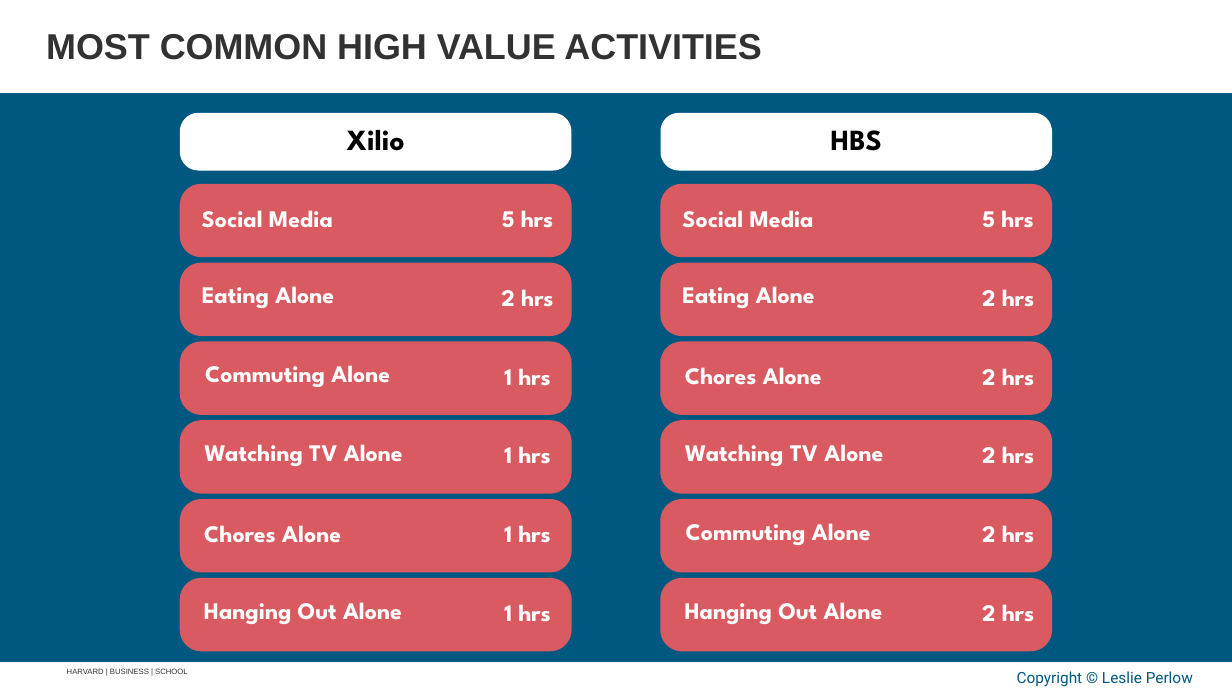
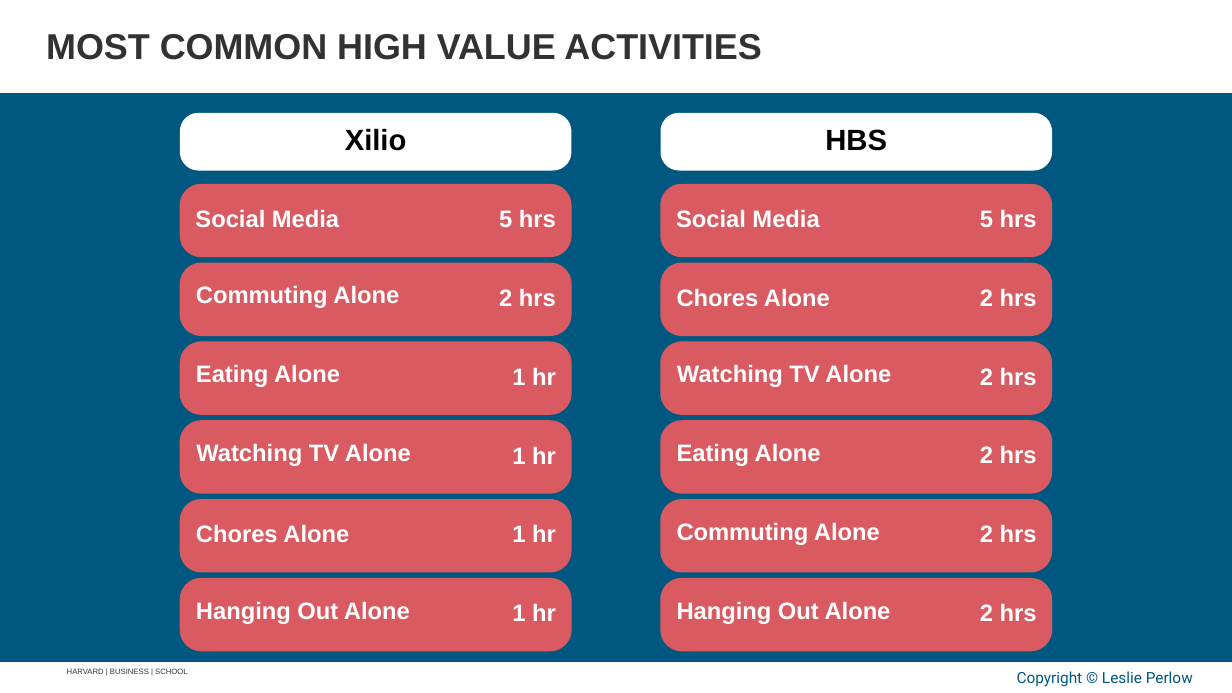
Before and after one commit to APPLITICS/lifematrix-deck-automation, a slide deck: slide 36 of outputs/generated_slides.pptx (slide 35 before the commit). Drawn at 1232x693 pixels with LibreOffice and Linux fonts; fonts in the diff are those of the drawing; background and template pictures are left out. Boxes give left, top, right and bottom in pixels: in the first picture for what was removed or moved away, otherwise in the second. Text is boxed around its words. In the diff, an @@ line names an element or a change of style, - is before the commit and + after.

```diff
--- a/outputs/generated_slides.pptx
+++ b/outputs/generated_slides.pptx
@@ text at (196,286,399,308): text changed; font League Spartan to Arial @@
-Eating Alone
+Commuting Alone
@@ text at (677,289,830,306): text changed; font League Spartan to Arial @@
-Eating Alone
+Chores Alone
@@ text at (196,365,340,387): text changed; font League Spartan to Arial @@
-Commuting Alone
+Eating Alone
@@ text at (512,368,556,385): text changed; font League Spartan to Arial @@
-1 hrs
+1 hr
@@ font League Spartan to Arial in 18 elements at (195,210,339,227), (196,444,411,466), (196,525,349,542), (196,602,410,624), (676,210,819,227), (677,523,880,545), (677,602,891,624), (499,210,556,227), (499,289,556,306), (980,210,1037,227), (980,289,1037,306), (980,368,1037,385), (980,446,1037,463), (980,525,1037,542), (980,604,1037,621), (345,128,407,151), (825,129,887,151), (677,365,891,387) @@
@@ text "Watching TV Alone": place and size @@
-text "Watching TV Alone" at (685,444,883,466)
+text "Watching TV Alone" at (677,365,891,387)
@@ text at (512,447,556,464): text changed; font League Spartan to Arial @@
-1 hrs
+1 hr
@@ text at (677,444,821,466): text changed; font League Spartan to Arial @@
-Chores Alone
+Eating Alone
@@ text at (512,525,556,542): text changed; font League Spartan to Arial @@
-1 hrs
+1 hr
@@ text at (512,604,556,621): text changed; font League Spartan to Arial @@
-1 hrs
+1 hr
```
Also in this commit, not shown: 49 other slides changed, 10 slides added, 9 slides removed, 1 other file.
